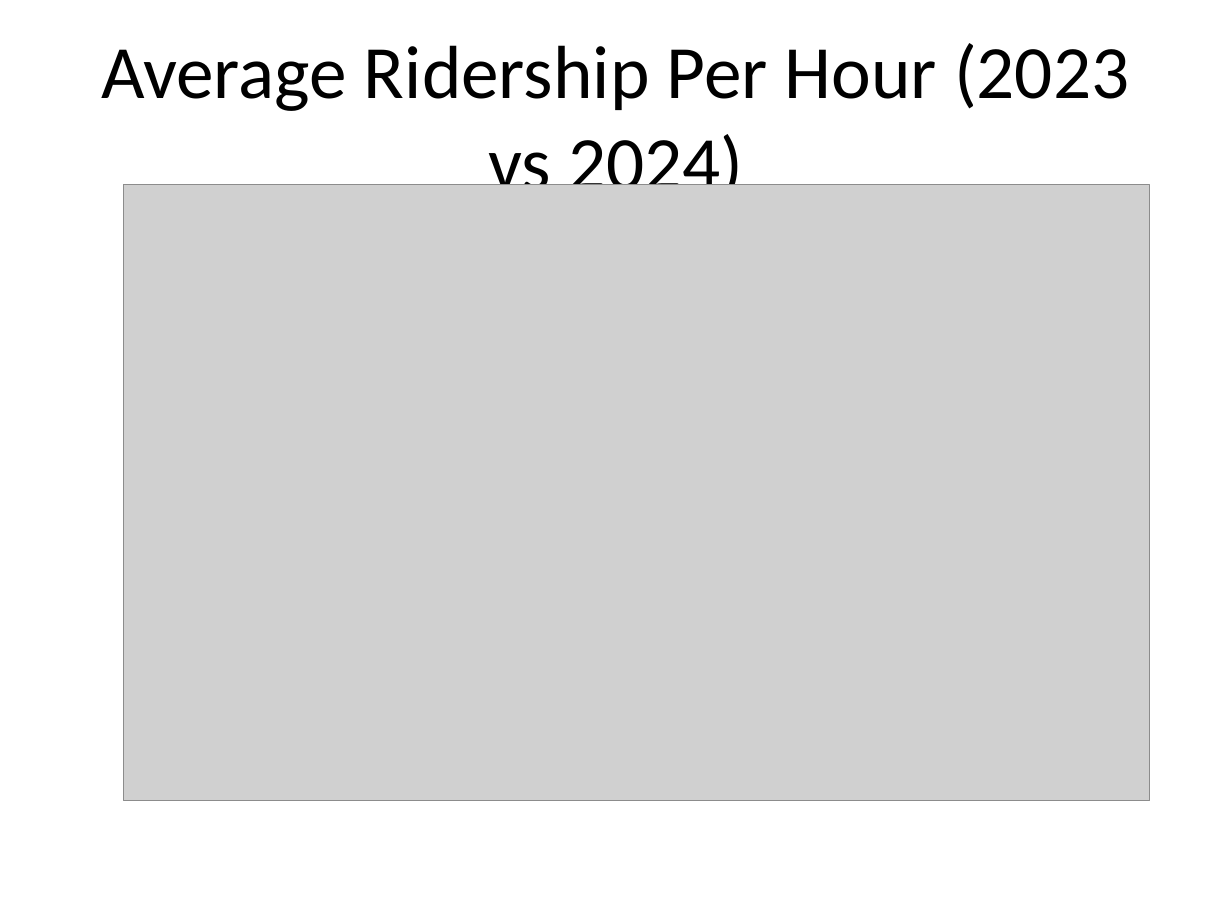
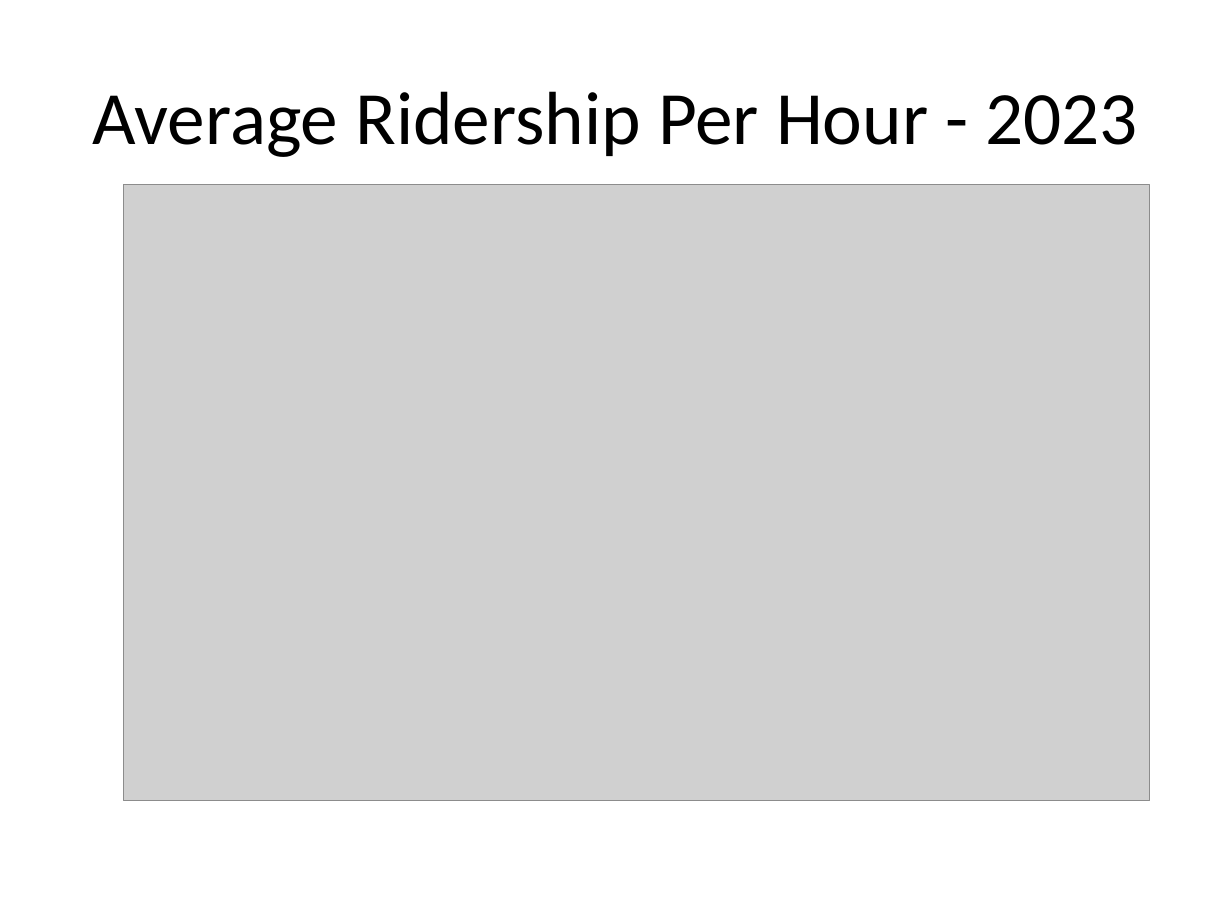
Before and after one commit to MantieReid/Mta-Data-Project, a slide deck: slide 1 of Source/Data/reports/Average_Ridership_Presentation.pptx. Drawn at 1232x924 pixels with LibreOffice and Linux fonts; fonts in the diff are those of the drawing; grey boxes stand for pictures. Boxes give left, top, right and bottom in pixels: in the first picture for what was removed or moved away, otherwise in the second. Text is boxed around its words. In the diff, an @@ line names an element or a change of style, - is before the commit and + after.

```diff
--- a/Source/Data/reports/Average_Ridership_Presentation.pptx
+++ b/Source/Data/reports/Average_Ridership_Presentation.pptx
@@ title at box(92, 91, 1137, 157): text changed @@
-Average Ridership Per Hour (2023 vs 2024)
+Average Ridership Per Hour - 2023
```
Also in this commit, not shown: 1 slide added, 6 other files.
